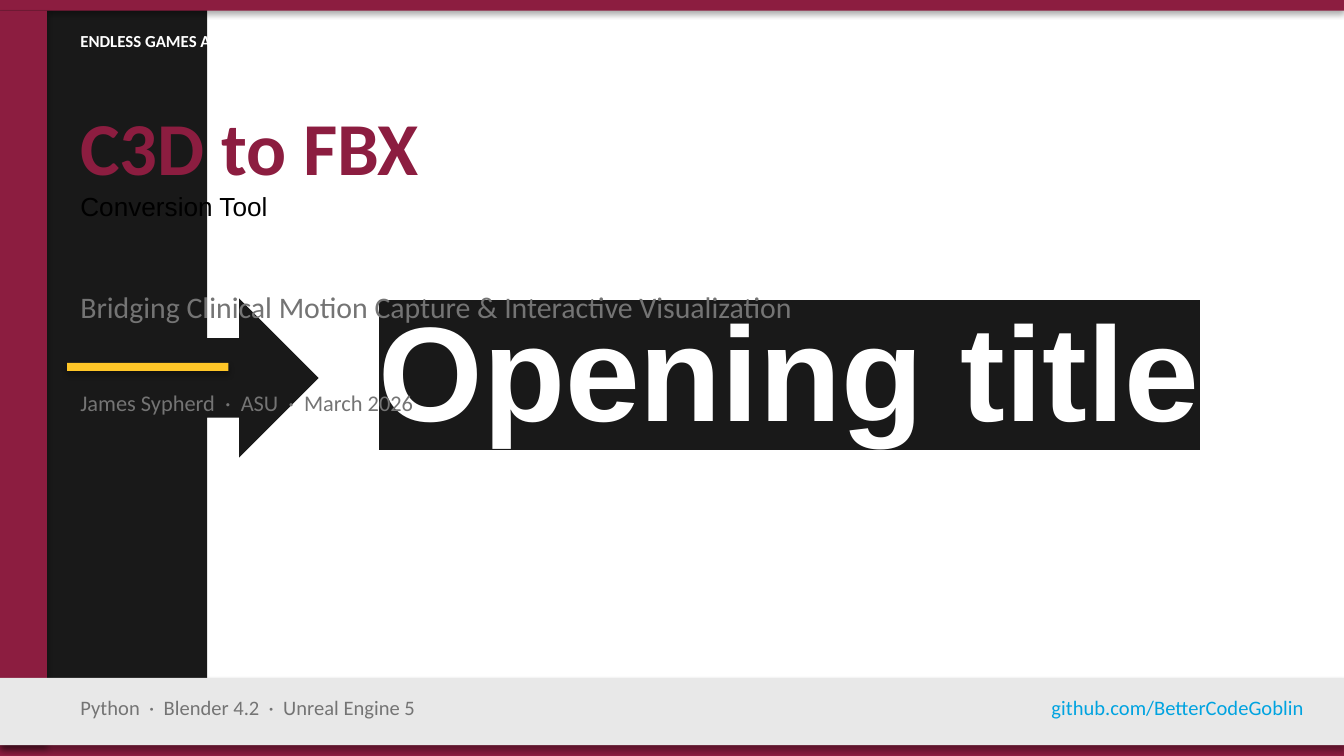
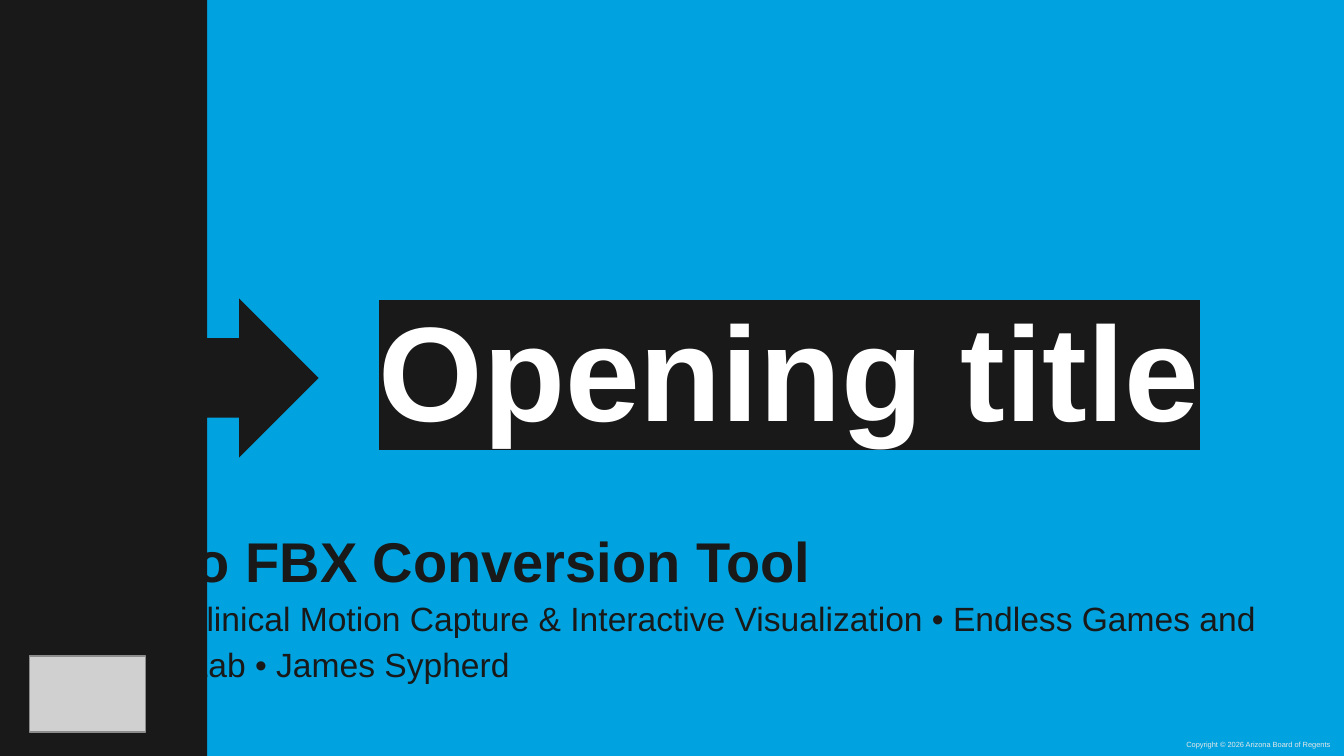
Before and after one commit to BetterCodeGoblin/portfolio, a slide deck: slide 1 of C3D-FBX-ASU-Presentation.pptx. Drawn at 1344x756 pixels with LibreOffice and Linux fonts; fonts in the diff are those of the drawing; grey boxes stand for pictures; background and template pictures are left out. Boxes give left, top, right and bottom in pixels: in the first picture for what was removed or moved away, otherwise in the second. Text is boxed around its words. In the diff, an @@ line names an element or a change of style, - is before the commit and + after.

Commit message:
Update title slide to ASU gold section template

```diff
--- a/C3D-FBX-ASU-Presentation.pptx
+++ b/C3D-FBX-ASU-Presentation.pptx
@@ background #FFFFFF to #00A3E0 @@
@@ rectangle removed at (0,0,1344,11) @@
@@ rectangle removed at (0,11,47,745) @@
@@ title "C3D to FBX Conversion Tool": place and size @@
-title "C3D to FBX Conversion Tool" at (80,126,419,222)
+title "C3D to FBX Conversion Tool" at (177,538,810,592)
@@ title "C3D to FBX Conversion Tool" at (177,538,810,592): size 40 to 30 pt, font Calibri to Arial, text colour #8C1D40 to #191919 in "C3D to FBX"; size 14 to 30 pt, text colour #000000 to #191919, bold on in "Conversion Tool"; line spacing 1 to 0.9; vertical alignment top to bottom @@
@@ text removed at (80,34,232,53) @@
-ENDLESS GAMES AND LEARNING LAB
@@ text removed at (80,293,791,325) @@
-Bridging Clinical Motion Capture & Interactive Visualization
@@ rectangle removed at (67,363,228,371) @@
@@ text removed at (80,393,413,418) @@
-James Sypherd · ASU · March 2026
@@ subtitle added at (50,604,1255,683), 18 pt, text #191919 @@
+Bridging Clinical Motion Capture & Interactive Visualization • Endless Games and Learning Lab • James Sypherd
@@ picture added at (30,656,145,732) @@
@@ rectangle removed at (0,677,1344,745) @@
@@ text removed at (80,701,414,719) @@
-Python · Blender 4.2 · Unreal Engine 5
@@ text removed at (1051,700,1303,719) @@
-github.com/BetterCodeGoblin
@@ rectangle removed at (0,745,1344,755) @@
```
